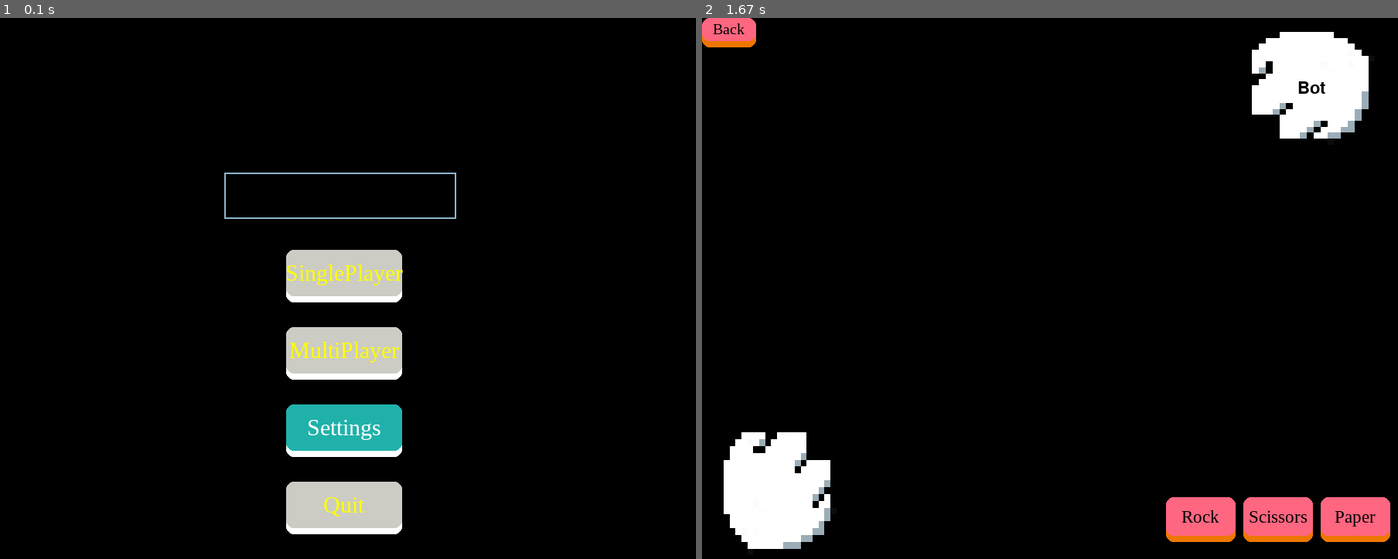
Above: before the commit, frames 1-2 (left to right).
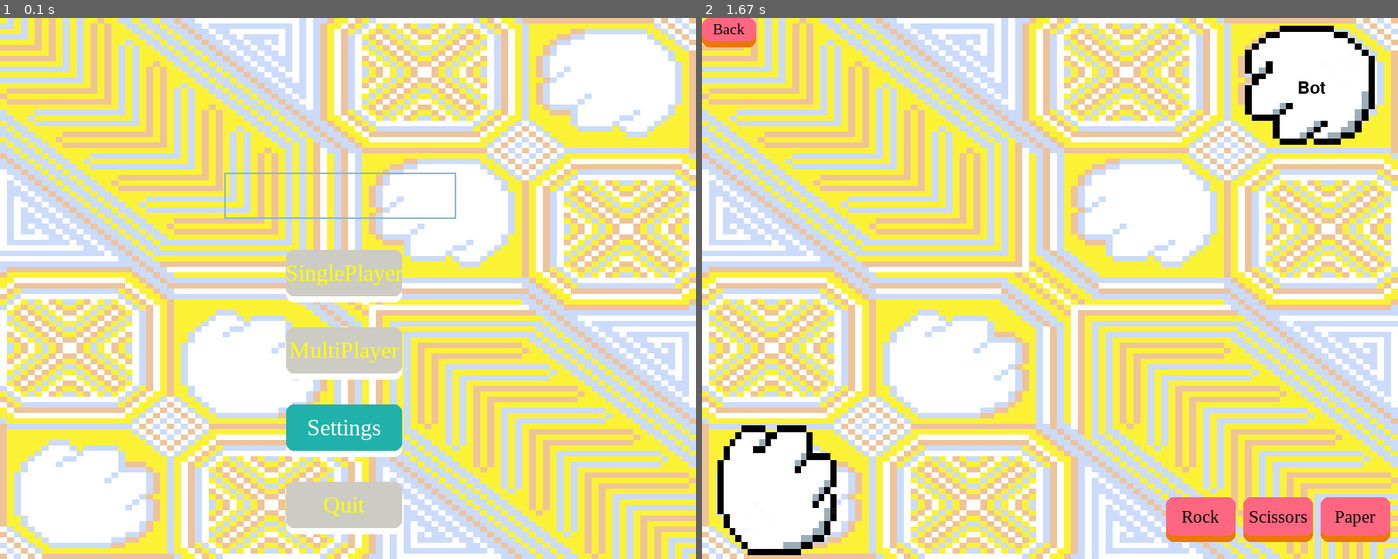
Above: after the commit, the same moments.

Repository: daoduylam2008/RockPaperScissoPygame
Game: pygame game, started from test1.py
The game is run twice, just before and just after one commit, with the same random seed, the same clock (stepped at 60 frames per second) and the same inputs.
Inputs:
- Up to frame 1 (0.1 s): no input
- Up to frame 2 (1.67 s): click "SinglePlayer" at 0.38 s

The runs differ from the first frame. In frame 1, 93% of the frame differs, in the area x 0-100%, y 0-100%; in frame 2, 90%.

Commit message:
Update test1.py

Diff:
--- a/test1.py
+++ b/test1.py
@@ -125,14 +125,14 @@
         self.groupWidget.update(events)
 
     def image_background(self, surface):
-        # img = Image.open('data/background.png')
-        # img = img.resize((surface.get_width(),surface.get_height()),
-        #                  Image.LANCZOS)
-        # img.save('data/background.png', quality=95)
-        # imageBackground = uix.Image(surface, 'data/background.png', (0, 0, 0, 0))
-        # imageBackground.rect = imageBackground.image.get_rect(
-        # center=imageBackground.surface.get_rect().center)
-        # imageBackground.create()
+        img = Image.open('data/background.png')
+        img = img.resize((surface.get_width(),surface.get_height()),
+                         Image.LANCZOS)
+        img.save('data/background.png', quality=95)
+        imageBackground = uix.Image(surface, 'data/background.png', (0, 0, 0, 0))
+        imageBackground.rect = imageBackground.image.get_rect(
+        center=imageBackground.surface.get_rect().center)
+        imageBackground.create()
         pass
 
 
